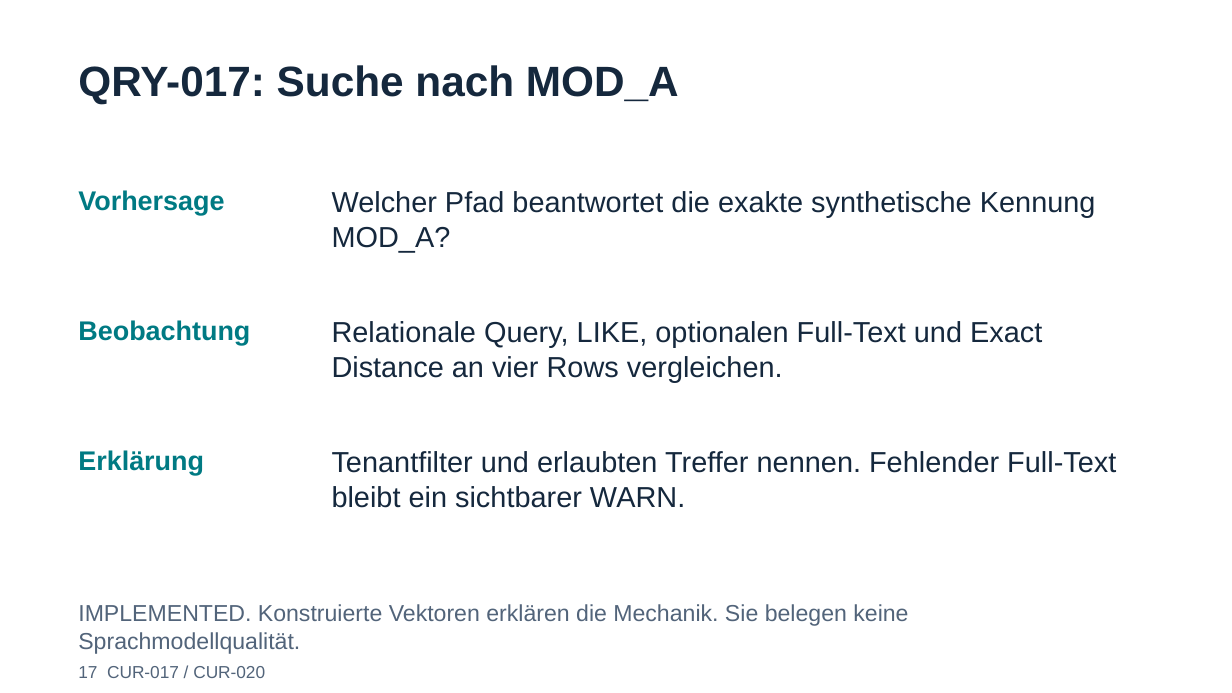
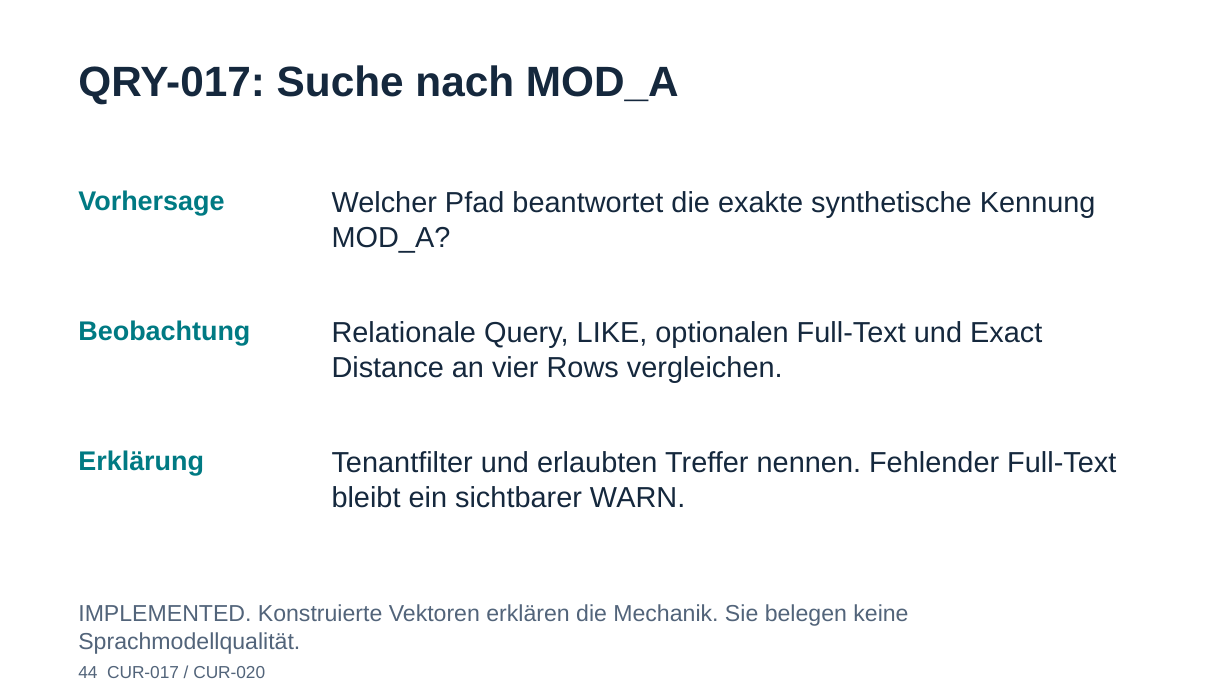
Before and after one commit to gecompat/SQL_PerformanceSchulung, a slide deck: slide 44 of Presentations/SQL_Server_2025_KI.pptx (slide 17 before the commit). Drawn at 1232x693 pixels with LibreOffice and Linux fonts; fonts in the diff are those of the drawing. Boxes give left, top, right and bottom in pixels: in the first picture for what was removed or moved away, otherwise in the second. Text is boxed around its words. In the diff, an @@ line names an element or a change of style, - is before the commit and + after.

```diff
--- a/Presentations/SQL_Server_2025_KI.pptx
+++ b/Presentations/SQL_Server_2025_KI.pptx
@@ text at (78, 666, 265, 678): text changed @@
-17 CUR-017 / CUR-020
+44 CUR-017 / CUR-020
```
Also in this commit, not shown: 32 other slides changed, 28 slides added, 1 slide removed, 8 other files.
